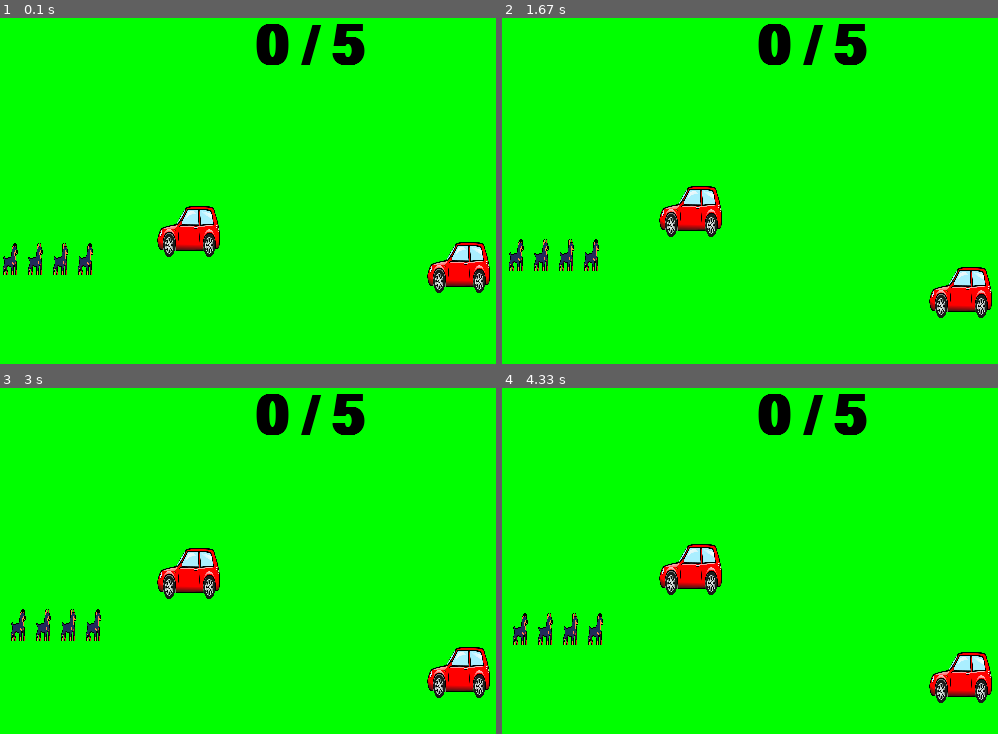
Above: before the commit, frames 1-4 (two rows, left to right).
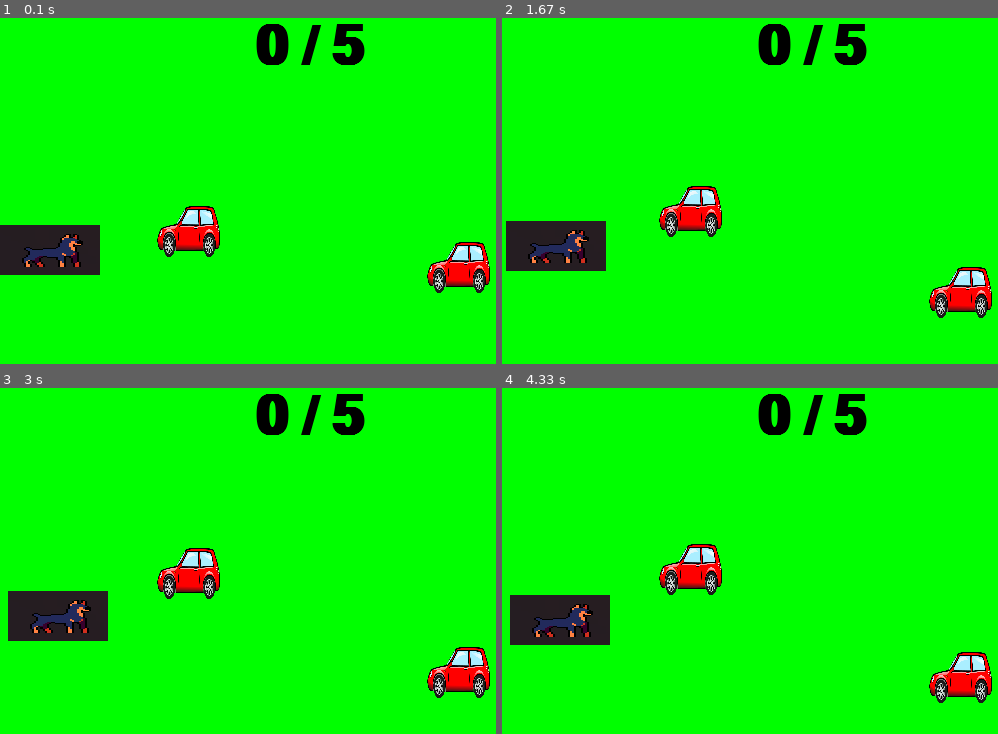
Above: after the commit, the same moments.

Repository: baby-sal/dogtective
Game: pygame game, started from Pygame_ideas/crossy_roads.py
Same seed, same stepped clock (60 frames per second), same inputs: the game is played once before the commit and once after it.
Inputs:
- Up to frame 1 (0.1 s): no input
- Up to frame 2 (1.67 s): hold Right 0.33-0.8 s; hold Up 0.83-1.38 s; hold Right from 1.42 s (still down)
- Up to frame 3 (3 s): release Right at 2.05 s; hold Down from 2.78 s (still down)
- Up to frame 4 (4.33 s): release Down at 3.45 s

The runs differ from the first frame. In frame 1, 2.9% of the frame differs, in the area x 0-21%, y 59-75%; in frame 2, 2.9%; in frame 3, 2.9%; in frame 4, 2.9%.

Commit message:
changed to 1 dog, updated image location

Diff:
--- a/Pygame_ideas/crossy_roads.py
+++ b/Pygame_ideas/crossy_roads.py
@@ -16,7 +16,7 @@
         #DOG 2 left
         """self.dog2 = p.image.load('dog2.png') # update to file name"""
         #Dog idle right
-        self.dog3 = p.image.load('../logic/assets/images/characters/dogtective_sprite/Idle.png')
+        self.dog3 = p.image.load('./src/dogtective_1idledog.png')
         #Dog idle left - need to update
         """self.dog4 = p.image.load('dog4.png')"""
         #set width and height for dog image 1
Binary file added: Pygame_ideas/src/dogtective_1idledog.png
